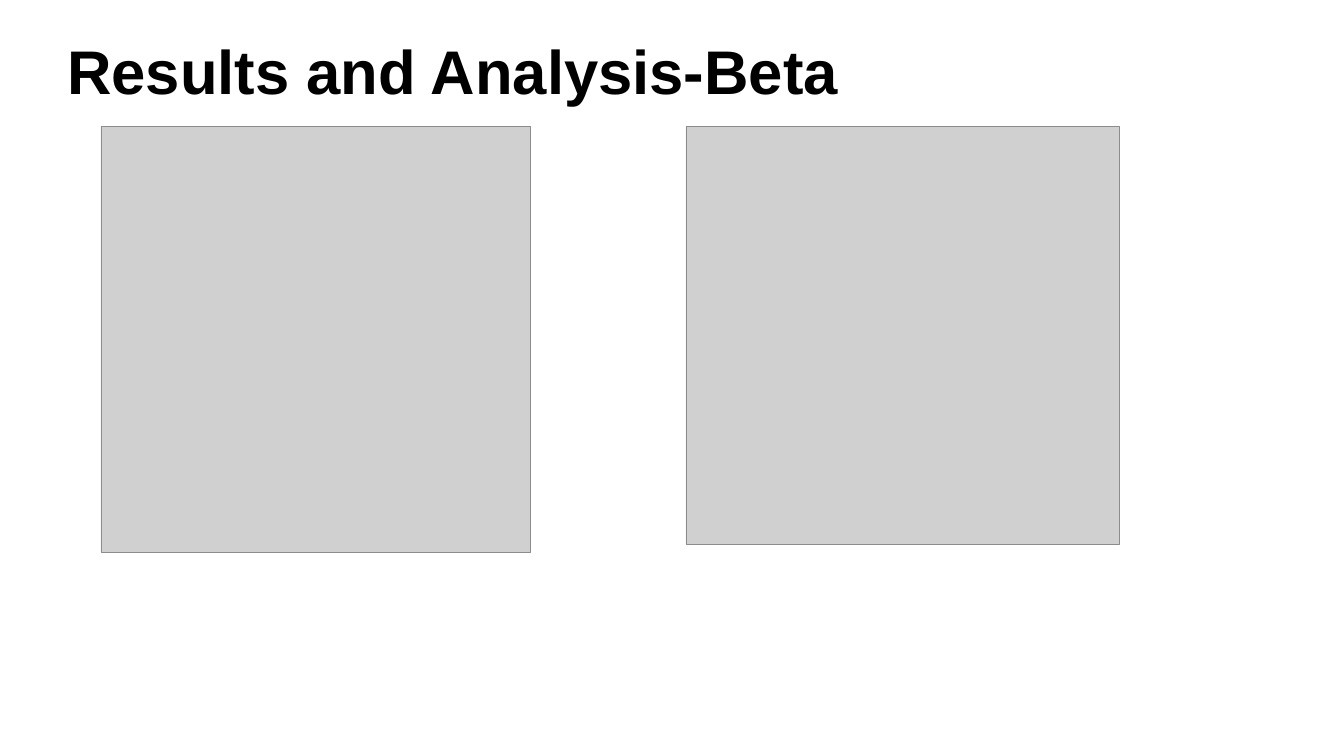
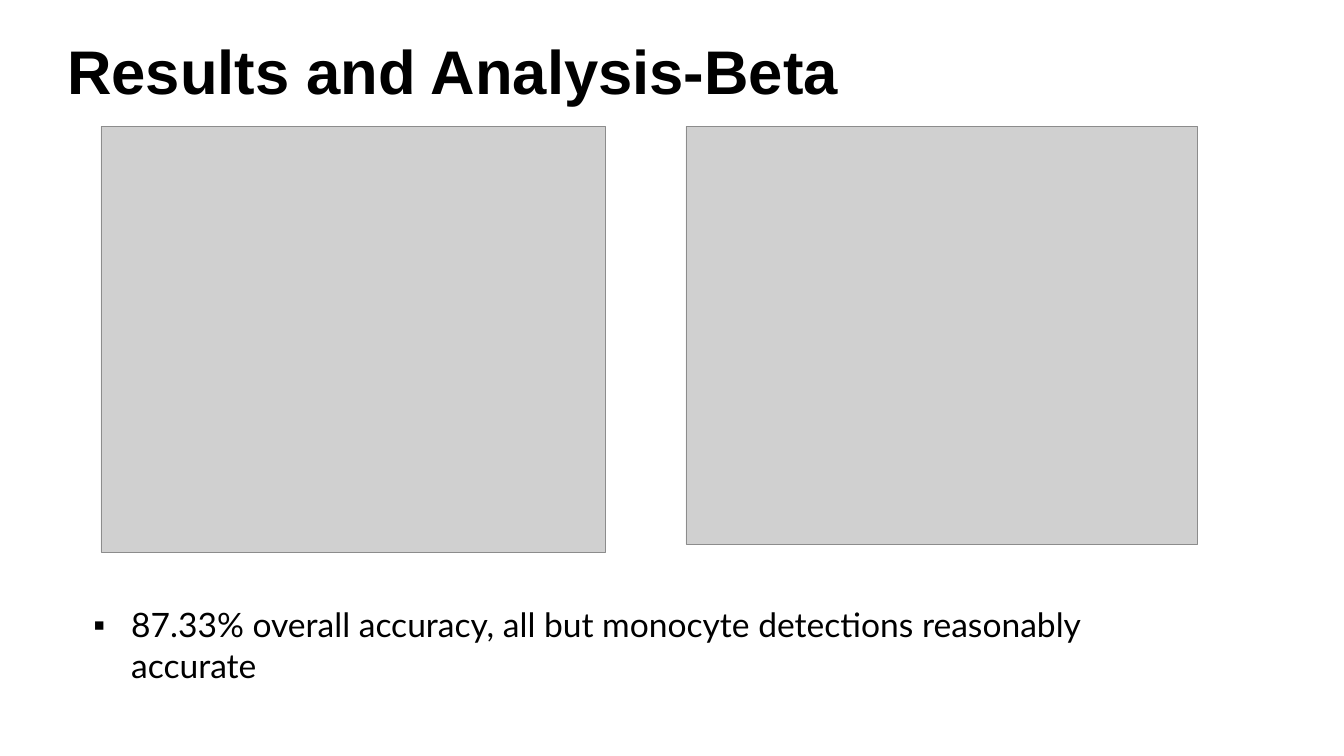
Before and after one commit to imarquez7891/MLSpring2018, a slide deck: slide 18 of MLPresentaion.pptx. Drawn at 1344x756 pixels with LibreOffice and Linux fonts; fonts in the diff are those of the drawing; grey boxes stand for pictures; background and template pictures are left out. Boxes give left, top, right and bottom in pixels: in the first picture for what was removed or moved away, otherwise in the second. Text is boxed around its words. In the diff, an @@ line names an element or a change of style, - is before the commit and + after.

```diff
--- a/MLPresentaion.pptx
+++ b/MLPresentaion.pptx
@@ picture: place and size @@
-picture at (101,126,531,552)
+picture at (101,126,606,552)
@@ picture: place and size @@
-picture at (686,126,1119,544)
+picture at (686,126,1197,544)
@@ text added at (131,612,1081,643), 48 pt, text #000000 @@
+▪ 87.33% overall accuracy, all but monocyte detections reasonably accurate
```
Also in this commit, not shown: 10 other slides changed.
